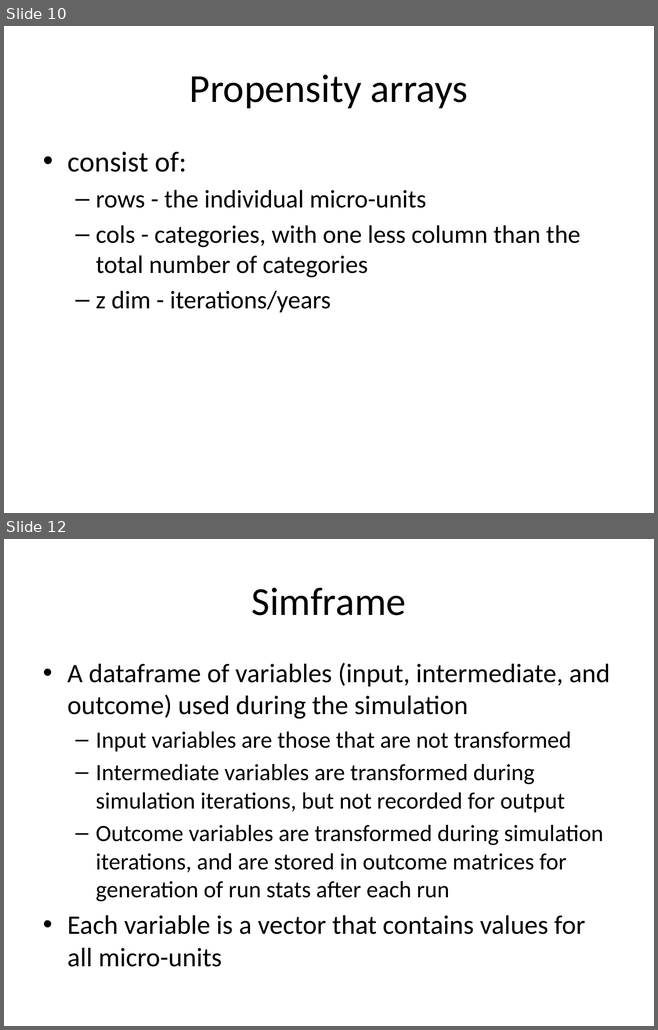
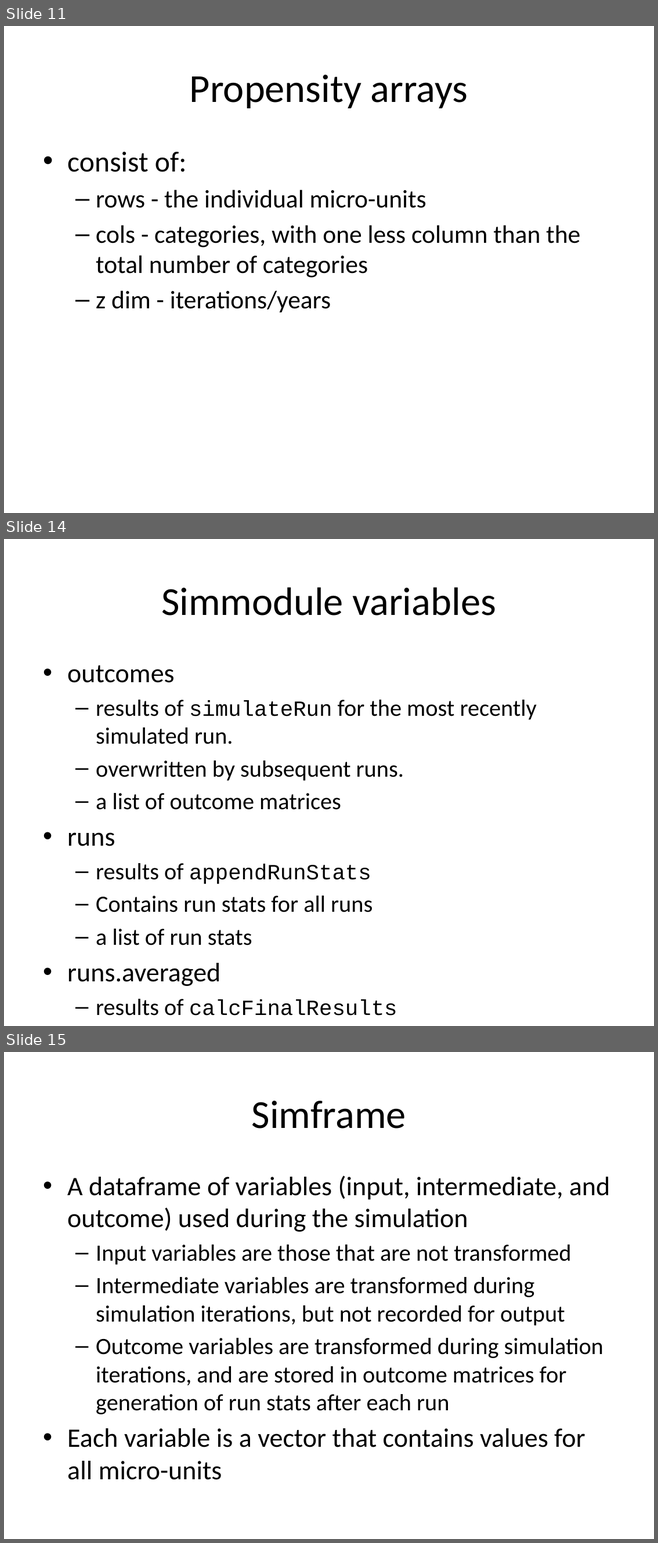
Before and after one commit to compassresearchcentre/simario, a slide deck: docs/Simar overview.pptx. Shown one above the other, each under a label of ours: slides 10 and 12 before the commit, slides 11, 14 and 15 after it; the slides between them are not shown. The pictures are 658x1030 and 658x1543 pixels, drawn with LibreOffice and Linux fonts; fonts in the diff are those of the drawing. Boxes give left, top, right and bottom in pixels: in the first picture for what was removed or moved away, otherwise in the second. Text is boxed around its words. In the diff, an @@ line names an element or a change of style, - is before the commit and + after.

```diff
--- a/docs/Simar overview.pptx
+++ b/docs/Simar overview.pptx
@@ slide 14 added at [4,539,654,1026], background #FFFFFF @@
@@ title added at [161,587,495,616], 44 pt, text #000000 @@
+Simmodule variables
@@ text added at [67,665,536,986], 25.9 pt, text #000000 @@
+• outcomes
+  – results of simulateRun for the most recently simulated run.
+  – overwritten by subsequent runs.
+  – a list of outcome matrices
+• runs
+  – results of appendRunStats
+  – Contains run stats for all runs
+  – a list of run stats
+• runs.averaged
+  – results of calcFinalResults
@@ what was slide 10 is now slide 11 @@
@@ what was slide 12 is now slide 15 @@
```
Also in this commit, not shown: 7 slides changed, 4 other slides added, 1 slide removed, 2 other files.
